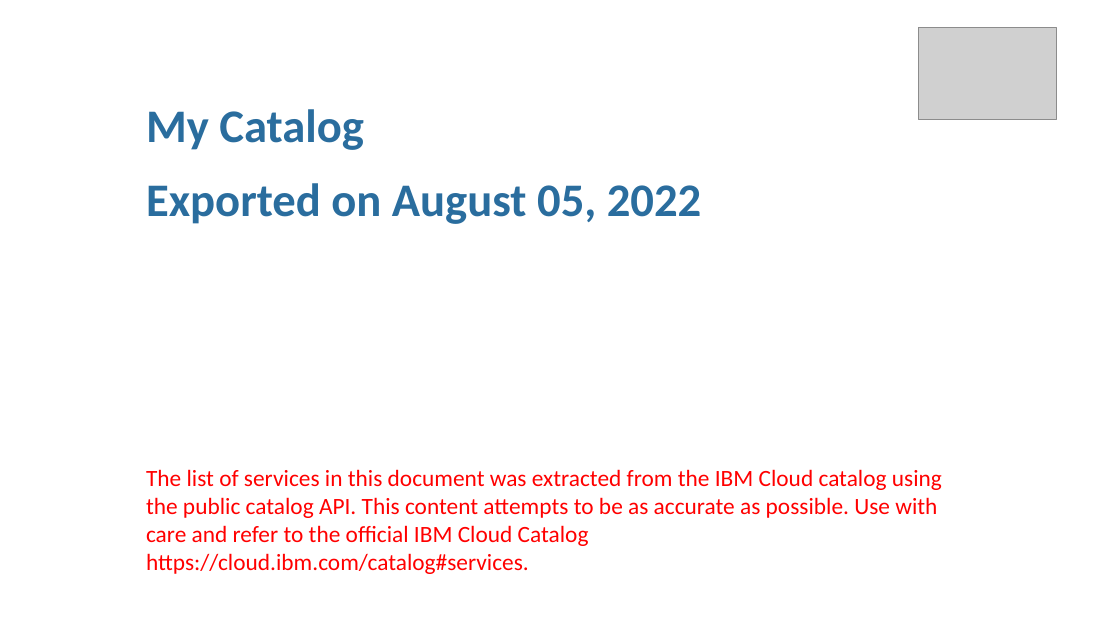
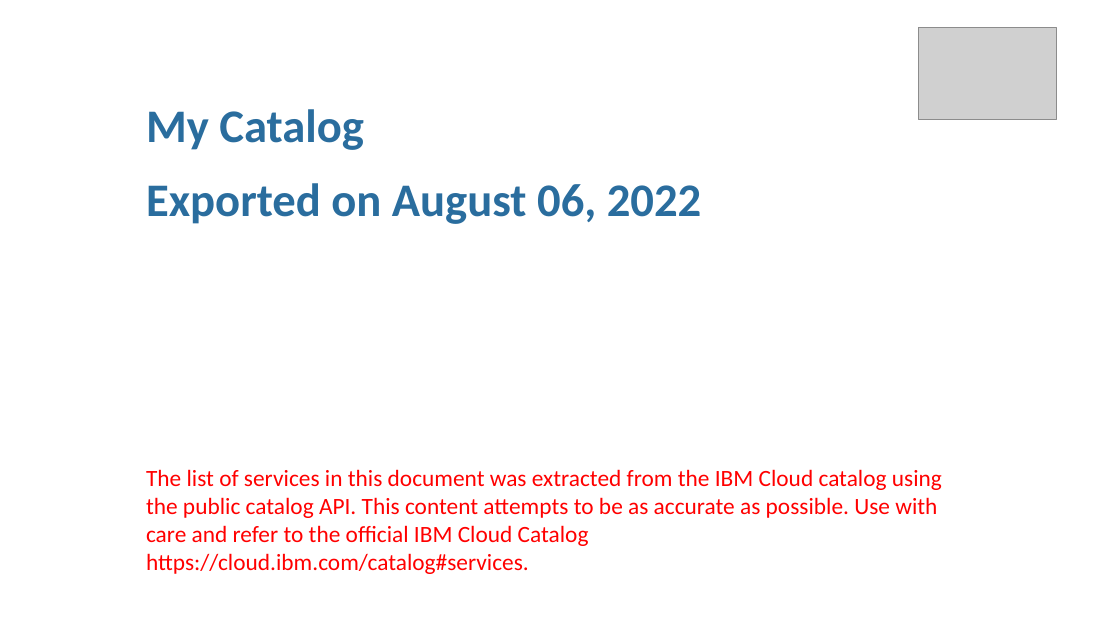
Before and after one commit to l2fprod/mycatalog, a slide deck: slide 1 of docs/generated/mycatalog.pptx. Drawn at 1120x630 pixels with LibreOffice and Linux fonts; fonts in the diff are those of the drawing; grey boxes stand for pictures. Boxes give left, top, right and bottom in pixels: in the first picture for what was removed or moved away, otherwise in the second. Text is boxed around its words. In the diff, an @@ line names an element or a change of style, - is before the commit and + after.

```diff
--- a/docs/generated/mycatalog.pptx
+++ b/docs/generated/mycatalog.pptx
@@ text at [146, 183, 701, 224]: text changed @@
-Exported on August 05, 2022
+Exported on August 06, 2022
```
Also in this commit, not shown: 2 other slides changed, 7 other files.
